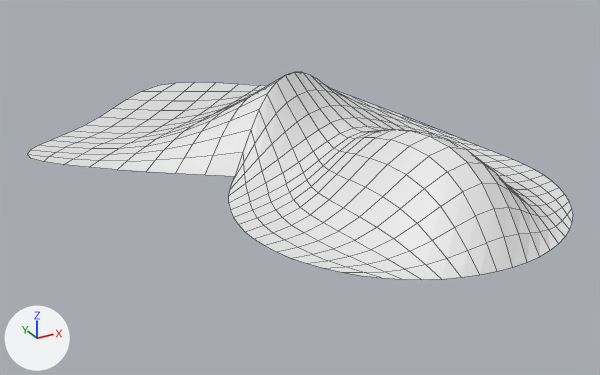
Two versions of the Blender file Blender/Studies/TerrainBorderStudy.blend, one commit apart.
Rendered twice from a 50 mm camera at (-2.62, -3.59, 1.98) aimed at (-0.26, 0.7, -0.16). The axes (+X, +Y, +Z) are drawn at lower left. The lights are the same throughout. The older version comes first. Mesh edges are drawn as thin lines.
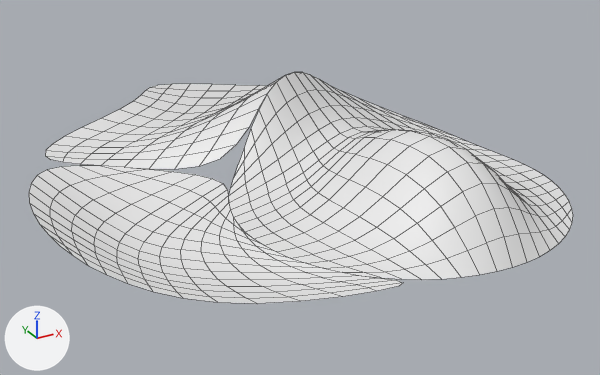
Commit message: Add vertex crease approach

What differs and where, as boxes (x1, y1, x2, y2) in the pictures (600 x 375 px; the box of a moved part takes in the faces that stretch with it):
'Circle.007', added
    after: (29, 166, 403, 304)
'Circle.004', reshaped (7% narrower, 7% shorter)
    before: (28, 76, 284, 176)
    after: (45, 76, 284, 169)
part 1 of me_circle_005, built on
    both: (229, 94, 298, 202)
part 2 of me_circle_005, shading changed
    both: (229, 80, 563, 279)
part 3 of me_circle_004, cut back
    before: (28, 94, 267, 176)
    after: (45, 94, 267, 169)
part 4 of me_circle_004, moved or reshaped
    before: (50, 82, 237, 144)
    after: (66, 84, 235, 142)

Edits to the bpy script that builds the scene:
```text
Change me_circle_005:
    used by ob_circle_005; location = (0.0, 0.0, 0.0)
    verts and faces of me_circle_005; kept vertices keep their numbers, new ones are numbered from 27
    before: 1 (-0.92, 0.38, 0.0), 13 (-0.31, 0.49, 0.0), 22 (-0.38, 0.92, 0.5), 23 (-0.71, 0.71, 0.0), 24 (-0.71, 0.71, 0.0)
    remove me_circle_005.from_pydata(...)  # 27 vertices, 16 faces, 2 loose edges; spans x -1.0..1.0, y -1.0..2.03, z 0.0..0.72
    add me_circle_005.from_pydata(...)  # 25 vertices, 16 faces; spans x -1.0..1.0, y -1.0..2.03, z 0.0..0.72
    me_circle_005 part 1
    add delete_vertices([24])  # with the faces that use them
    add faces += [(1, 13, 22, 23)]
    me_circle_005 part 2: 15 kept faces spanning x -1.0..1.0, y -1.0..2.03, z 0.0..0.72 are now shaded smooth
    other edits to the shape of me_circle_005 do not show in these pictures
Change me_circle_004:
    used by ob_circle_004; location = (0.0, 0.0, 0.0)
    verts and faces of me_circle_004; kept vertices keep their numbers, new ones are numbered from 14
    before: 3 (-1.31, 1.15, 0.0), 7 (-1.88, 1.67, 0.0), 11 (-0.71, 0.71, 0.0), 12 (-0.71, 0.71, 0.0)
    before: 5 (-1.17, 2.09, 0.0), 8 (-0.44, 2.99, 0.0)
    remove me_circle_004.from_pydata(...)  # 14 vertices, 6 faces, 2 loose edges; spans x -1.88..0.73, y 0.71..2.99, z 0.0..0.5
    add me_circle_004.from_pydata(...)  # 12 vertices, 6 faces; spans x -1.74..0.73, y 0.71..3.25, z -0.11..0.5
    me_circle_004 part 3
    add delete_vertices([12])  # with the faces that use them
    add verts[3] = (-1.24, 1.32, -0.05)  # moved
    add verts[7] = (-1.74, 1.47, 0.02)  # moved
    me_circle_004 part 4
    add verts[5] = (-0.74, 2.11, 0.12)  # moved
    add verts[8] = (-0.44, 3.25, -0.11)  # moved
    other edits to the shape of me_circle_004 do not show in these pictures
Add me_circle_007:
    me_circle_007.from_pydata([(-1.24, 1.32, -0.05), (-1.74, 1.47, 0.02), (-0.71, 0.71, 0.0), (-0.92, 0.38, 0.0), (-1.0, 0.0, 0.0), (-0.92, -0.38, 0.0), (-0.71, -0.71, 0.0), (-0.38, -0.92, 0.0), (-1.94, 0.88, 0.02), (-1.9, 0.26, 0.02), (-1.73, -0.26, 0.02), (-1.34, -0.75, 0.02), (-1.42, 0.64, -0.26), (-1.64, 0.14, -0.1), (-1.25, 0.17, -0.05), (-1.32, -0.31, -0.09)], [], [(1, 12, 2, 0), (12, 14, 3, 2), (14, 5, 4, 3), (8, 13, 12, 1), (13, 15, 14, 12), (15, 6, 5, 14), (9, 10, 13, 8), (10, 11, 15, 13), (11, 7, 6, 15)])
    me_circle_007.polygons.foreach_set('use_smooth', [True] * 9)
Add ob_circle_007:
    ob_circle_007 = bpy.data.objects.new('Circle.007', me_circle_007)
    ob_circle_007.location = (0.0, 0.0, 0.0)
    _m = ob_circle_007.modifiers.new('Subdivision', 'SUBSURF')
    _m.levels = 3
```
